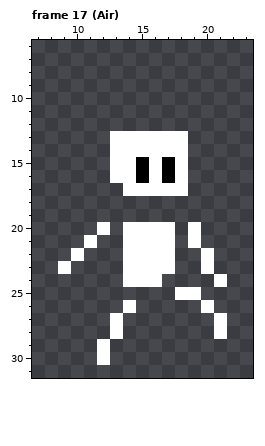
Two versions of one pixel-art file, Prototype/Assets/Sprites/protag.aseprite. Above, as it was before the edit.
32x32 pixels, 17 frames. Shown: frame 17 (Air): x 7..23, y 6..31. The commit also changed other frames, which this record leaves out.
The result:
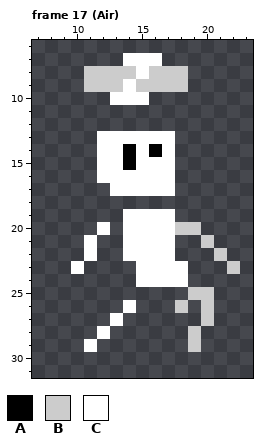
Palette (. is transparent): A #000000  B #cccccc  C #ffffff
From old to new:
--- frame 17 (Air)
@@ x 7..23 @@
  6 .................
- 7 .................
- 8 .................
- 9 .................
-10 .................
+ 7 .......CCC.......
+ 8 ....BBBBCBBB.....
+ 9 ....BBBCBBBB.....
+10 ......CCC........
 11 .................
 12 .................
-13 ......CCCCCC.....
-14 ......CCCCCC.....
-15 ......CCACAC.....
-16 ......CCACAC.....
-17 .......CCCCC.....
+13 .....CCCCCC......
+14 .....CCACAC......
+15 .....CCACCC......
+16 .....CCCCCC......
+17 ......CCCCC......
 18 .................
-19 .................
-20 .....C.CCCC.C....
-21 ....C..CCCC.C....
-22 ...C...CCCC..C...
-23 ..C....CCCC..C...
-24 .......CCC....C..
-25 ...........CC....
-26 .......C.....C...
-27 ......C.......C..
-28 ......C.......C..
-29 .....C...........
-30 .....C...........
+19 .......CCCC......
+20 .....C.CCCCBB....
+21 ....C..CCCC..B...
+22 ....C..CCCC...B..
+23 ...C....CCCC...B.
+24 ........CCCC.....
+25 ............BB...
+26 .......C...B.B...
+27 ......C......B...
+28 .....C......B....
+29 ....C.......B....
+30 .................
 31 .................
